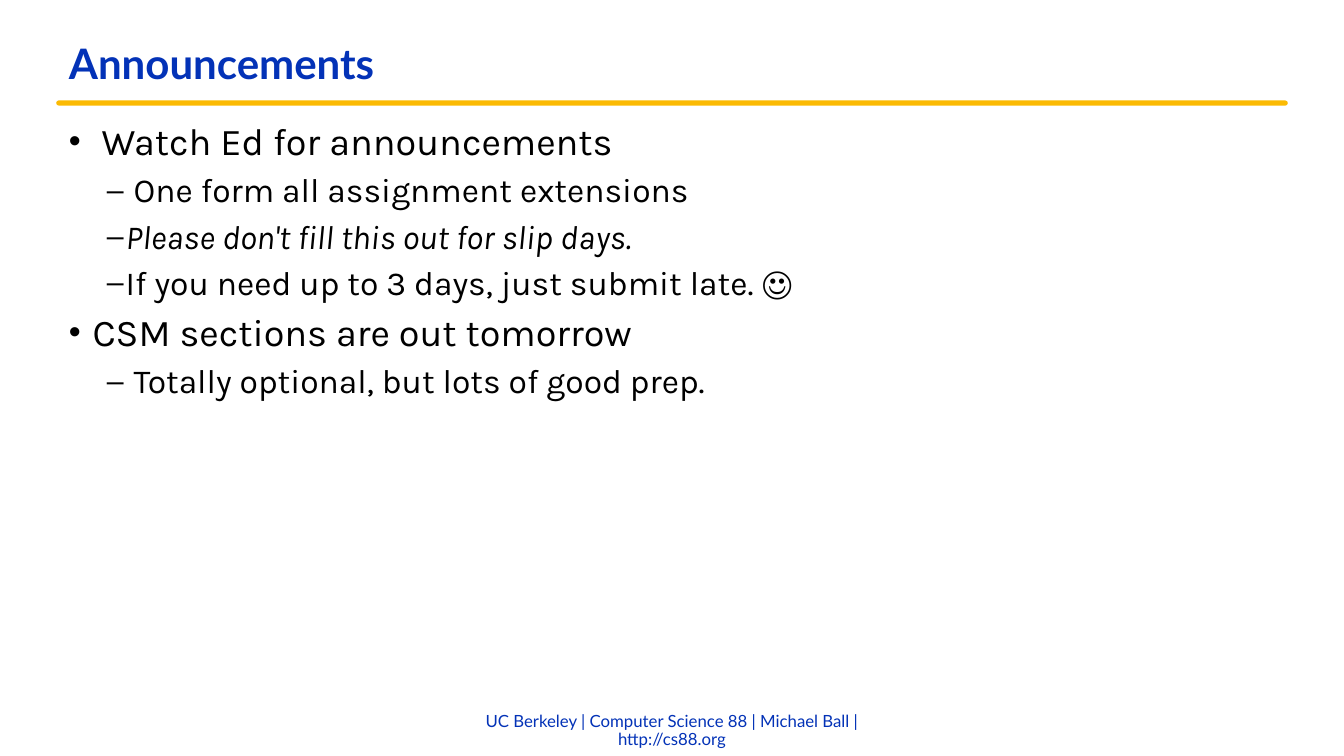
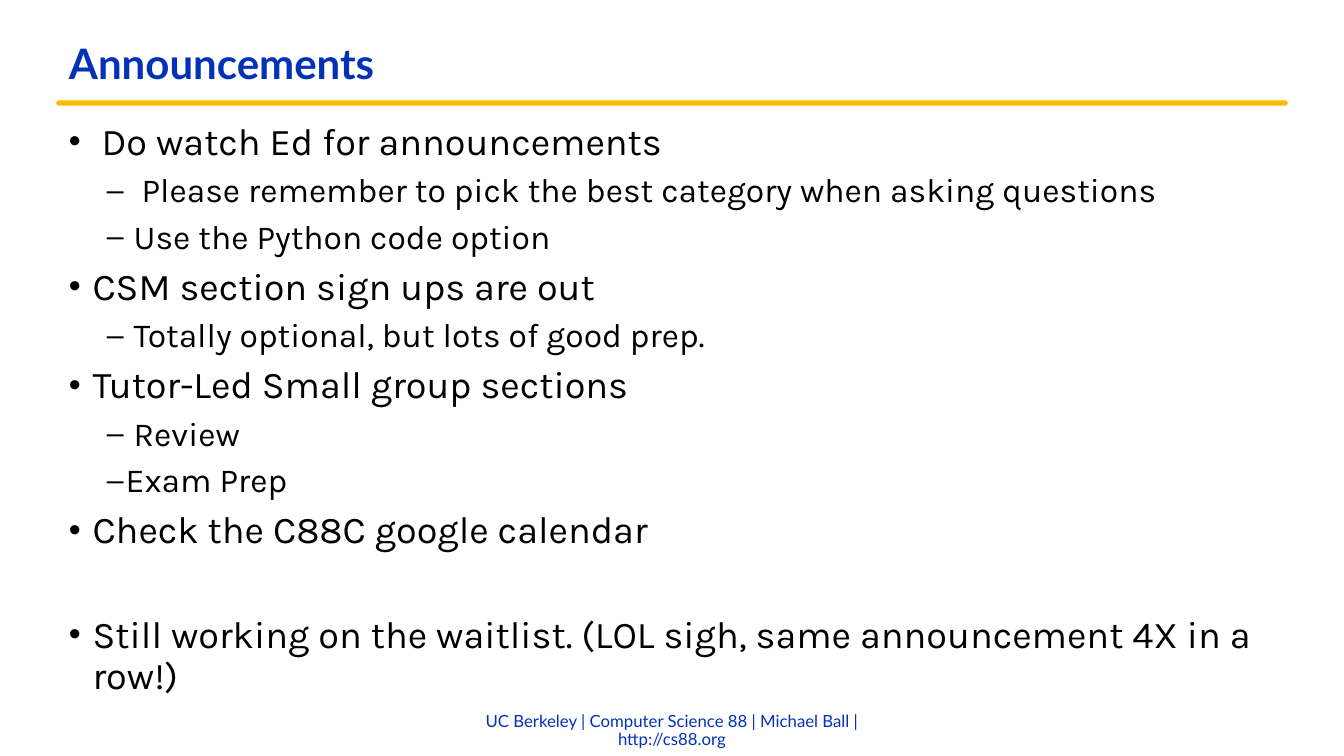
Before and after one commit to cs88-website/fa22, a slide deck: slide 2 of assets/slides/fa22/05-HOFs.pptx. Drawn at 1344x756 pixels with LibreOffice and Linux fonts; fonts in the diff are those of the drawing; background and template pictures are left out. Boxes give left, top, right and bottom in pixels: in the first picture for what was removed or moved away, otherwise in the second. Text is boxed around its words. In the diff, an @@ line names an element or a change of style, - is before the commit and + after.

```diff
--- a/assets/slides/fa22/05-HOFs.pptx
+++ b/assets/slides/fa22/05-HOFs.pptx
@@ text at (93,129,1156,309): text changed @@
-• Watch Ed for announcements
-  – One form all assignment extensions
-  – Please don't fill this out for slip days.
-  – If you need up to 3 days, just submit late. ☺
-• CSM sections are out tomorrow
+• Do watch Ed for announcements
+  – Please remember to pick the best category when asking questions
+  – Use the Python code option
+• CSM section sign ups are out
@@ text at (93,372,1251,693): paragraphs added @@
+• Tutor-Led Small group sections
+  – Review
+  – Exam Prep
+• Check the C88C google calendar
+• Still working on the waitlist. (LOL sigh, same announcement 4X in a row!)
```
Also in this commit, not shown: 1 slide added, 1 slide removed, 3 other files.
